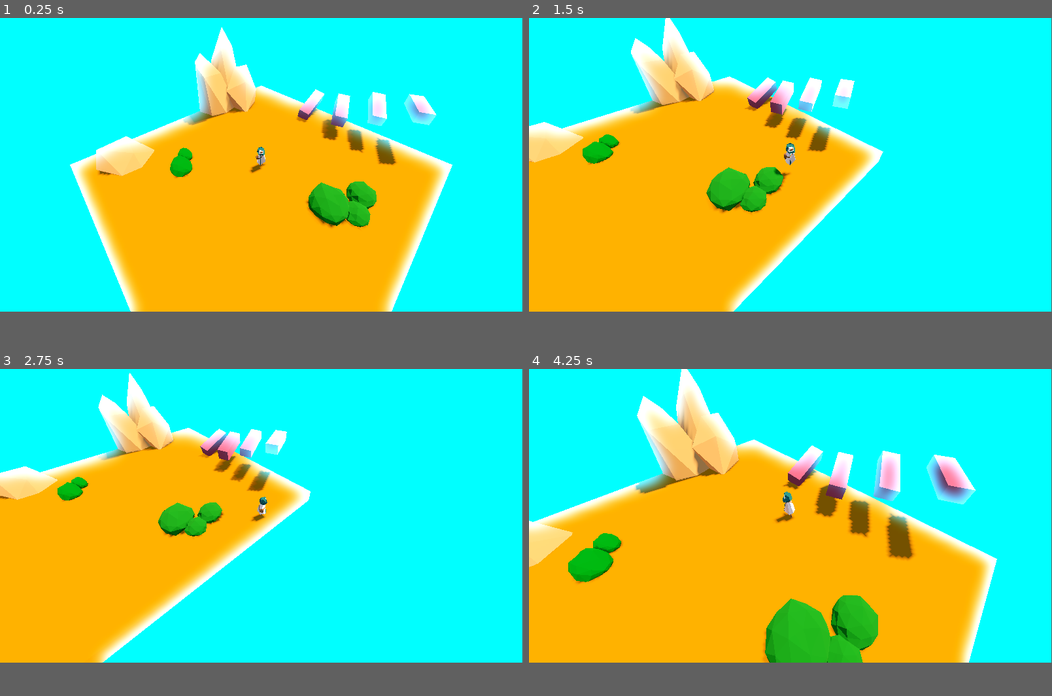
Above: before the commit, frames 1-4 (two rows, left to right).
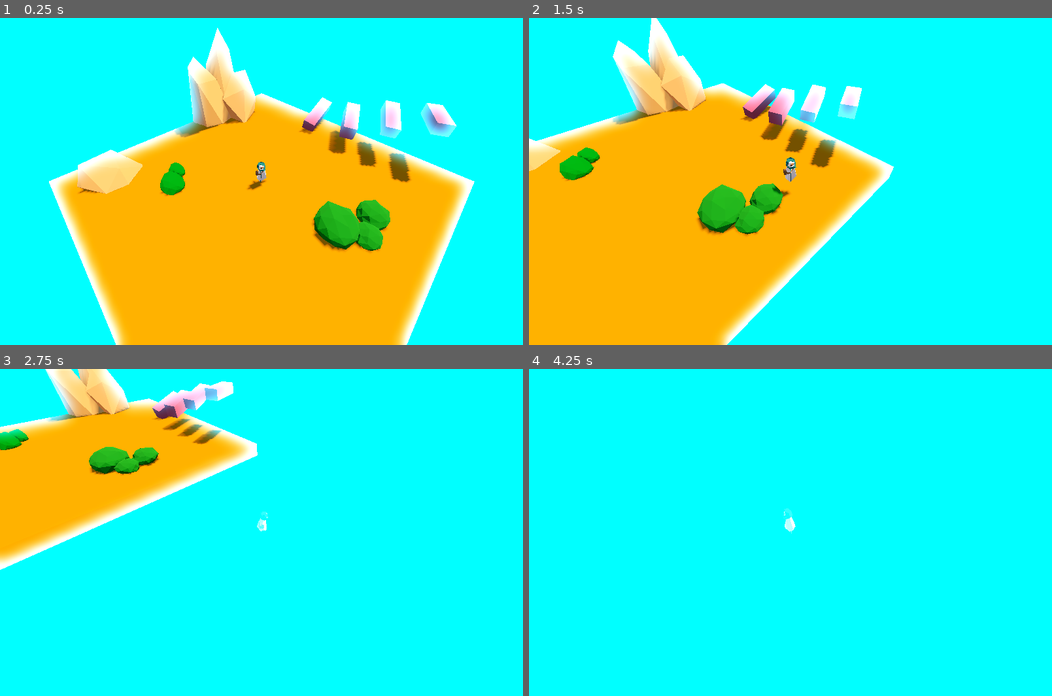
Above: after the commit, the same moments.

Repository: DeepRestGames/EcoDungeon
Game: Godot game, scene res://scenes/PrototypeScene_01.tscn
Same seed, same stepped clock (60 frames per second), same inputs: the game is played once before the commit and once after it. A sky picture missing from this copy of the repository is replaced by a grey-blue gradient.
Inputs (mouse positions are in pixels of both pictures, inside the frame that each line leads up to):
- Up to frame 1 (0.25 s): no input
- Up to frame 2 (1.5 s): tap Enter at 0.5 s; move the mouse to (905, 148) at 0.52 s; hold D (move_right) 0.53-1.28 s; tap Space (spacebar) at 0.6 s; move the mouse to (685, 178) at 1.27 s; hold S (move_down) from 1.28 s (still down); tap Mouse wheel up (zoom_in) at 1.35 s
- Up to frame 3 (2.75 s): move the mouse to (313, 450) at 2.02 s; release S (move_down) at 2.03 s; hold D (move_right) from 2.03 s (still down); hold Mouse wheel down (zoom_out) from 2.03 s (still down)
- Up to frame 4 (4.25 s): move the mouse to (764, 575) at 2.77 s; release D (move_right) at 2.78 s; release Mouse wheel down (zoom_out) at 2.78 s; hold W (move_up) 2.78-3.53 s; tap Space (spacebar) at 2.85 s; move the mouse to (947, 558) at 3.52 s; hold A (move_left) from 3.53 s (still down); hold Mouse wheel up (zoom_in) from 3.53 s (still down)
In our replay, the window is 799x449 before the commit and 800x500 after it. These sizes can differ from the game's own. Grey fills any space a smaller window leaves; there, only what the larger window draws over its background counts as a difference.

The runs differ from the first frame. In frame 1, 24% of the frame differs, in the area x 0-100%, y 0-100%; in frame 2, 19%; in frame 3, 31%; in frame 4, 51%, in the area x 0-90%, y 0-90%.

Commit message:
Added killzone on bottom of zone, addead death

Diff:
--- a/project.godot
+++ b/project.godot
@@ -14,6 +14,11 @@
 run/main_scene="res://scenes/PrototypeScene_01.tscn"
 config/features=PackedStringArray("4.2", "Forward Plus")
 config/icon="res://icon.svg"
+
+[display]
+
+window/size/viewport_width=1440
+window/size/viewport_height=900
 
 [input]
 
@@ -56,3 +61,8 @@
 "events": [Object(InputEventMouseButton,"resource_local_to_scene":false,"resource_name":"","device":-1,"window_id":0,"a …(262 unchanged characters)…
 ]
 }
+
+[physics]
+
+3d/size/viewport_height=900
+3d/size/viewport_width=1440
--- /dev/null
+++ b/scenes/Killzone.tscn
@@ -0,0 +1,13 @@
+[gd_scene load_steps=2 format=3 uid="uid://bdlat1gi2vit7"]
+
+[ext_resource type="Script" path="res://scripts/Killzone.gd" id="1_palcs"]
+
+[node name="Killzone" type="Area3D"]
+script = ExtResource("1_palcs")
+
+[node name="Timer" type="Timer" parent="."]
+wait_time = 0.6
+one_shot = true
+
+[connection signal="body_entered" from="." to="." method="_on_body_entered"]
+[connection signal="timeout" from="Timer" to="." method="_on_timer_timeout"]
--- a/scenes/PrototypeScene_01.tscn
+++ b/scenes/PrototypeScene_01.tscn
@@ -7,6 +7,7 @@
 [ext_resource type="PackedScene" uid="uid://bn13icxgrlyod" path="res://assets/3d/environment/rock/240519_rock_formatio_big_01.glb" id="3_vghce"]
 [ext_resource type="Material" uid="uid://ddgo8827yv4h7" path="res://assets/3d/environment/rock/materials/rock.tres" id="4_l358p"]
 [ext_resource type="PackedScene" uid="uid://dwsdlvxqlwulo" path="res://assets/3d/environment/rock/240519_rock_medium_02.glb" id="6_a2tgg"]
+[ext_resource type="PackedScene" uid="uid://bdlat1gi2vit7" path="res://scenes/Killzone.tscn" id="8_e2mof"]
 [ext_resource type="PackedScene" uid="uid://h4601tixrkix" path="res://assets/3d/environment/bush/240519_bush_bubbly_02.glb" id="8_rd8q8"]
 
 [sub_resource type="PanoramaSkyMaterial" id="PanoramaSkyMaterial_dka55"]
@@ -43,6 +44,8 @@
 [sub_resource type="BoxShape3D" id="BoxShape3D_2gisn"]
 size = Vector3(1.74747, 1, 2.57251)
 
+[sub_resource type="WorldBoundaryShape3D" id="WorldBoundaryShape3D_m1146"]
+
 [node name="PrototypeScene01" type="Node3D"]
 
 [node name="Lights" type="Node" parent="."]
@@ -65,34 +68,6 @@
 transform = Transform3D(0.706724, 0, -0.707489, 0, 1, 0, 0.707489, 0, 0.706724, 0, 0, 0)
 use_collision = true
 size = Vector3(20, 1, 20)
-material = SubResource("StandardMaterial3D_l3jqf")
-
-[node name="CSGBox3D2" type="CSGBox3D" parent="Environment"]
-transform = Transform3D(0.706724, 0, -0.707489, 0, 1, 0, 0.707489, 0, 0.706724, -7.07489, 2.58258, 7.06724)
-visible = false
-use_collision = true
-size = Vector3(20, 5, 1)
-material = SubResource("StandardMaterial3D_l3jqf")
-
-[node name="CSGBox3D3" type="CSGBox3D" parent="Environment"]
-transform = Transform3D(0.706724, 0, -0.707489, 0, 1, 0, 0.707489, 0, 0.706724, 7.07489, 2.58258, -7.06724)
-visible = false
-use_collision = true
-size = Vector3(20, 5, 1)
-material = SubResource("StandardMaterial3D_l3jqf")
-
-[node name="CSGBox3D4" type="CSGBox3D" parent="Environment"]
-transform = Transform3D(0.707489, 0, 0.706724, 0, 1, 0, -0.706724, 0, 0.707489, -7.06724, 2.58258, -7.07489)
-visible = false
-use_collision = true
-size = Vector3(20, 5, 1)
-material = SubResource("StandardMaterial3D_l3jqf")
-
-[node name="CSGBox3D5" type="CSGBox3D" parent="Environment"]
-transform = Transform3D(0.707489, 0, 0.706724, 0, 1, 0, -0.706724, 0, 0.707489, 7.06724, 2.58258, 7.07489)
-visible = false
-use_collision = true
-size = Vector3(20, 5, 1)
 material = SubResource("StandardMaterial3D_l3jqf")
 
 [node name="Objects" type="Node" parent="."]
@@ -165,6 +140,12 @@
 [node name="240519_bush_bubbly_02" parent="." instance=ExtResource("8_rd8q8")]
 transform = Transform3D(1.80408, 0, 0, 0, 1, 0, 0, 0, 2.0683, 5.511, 0.499999, 3.48791)
 
+[node name="Killzone" parent="." instance=ExtResource("8_e2mof")]
+
+[node name="BottomBoundary" type="CollisionShape3D" parent="Killzone"]
+transform = Transform3D(1, 0, 0, 0, 1, 0, 0, 0, 1, 0, -5, 0)
+shape = SubResource("WorldBoundaryShape3D_m1146")
+
 [editable path="240519_bush_bubbly_01"]
 [editable path="240519_rock_formatio_big_01"]
 [editable path="240519_rock_medium_02"]
--- /dev/null
+++ b/scripts/Killzone.gd
@@ -0,0 +1,14 @@
+extends Area3D
+
+@onready var timer = $Timer
+
+
+func _on_body_entered(body):
+	Engine.time_scale = 0.5
+	body.get_node("CollisionShape3D").queue_free()
+	timer.start()
+
+
+func _on_timer_timeout():
+	Engine.time_scale = 1.0
+	get_tree().reload_current_scene()
Not shown: 1 places in assets/3d/zahir/materials/zahir-teal.tres that only renumber resources
